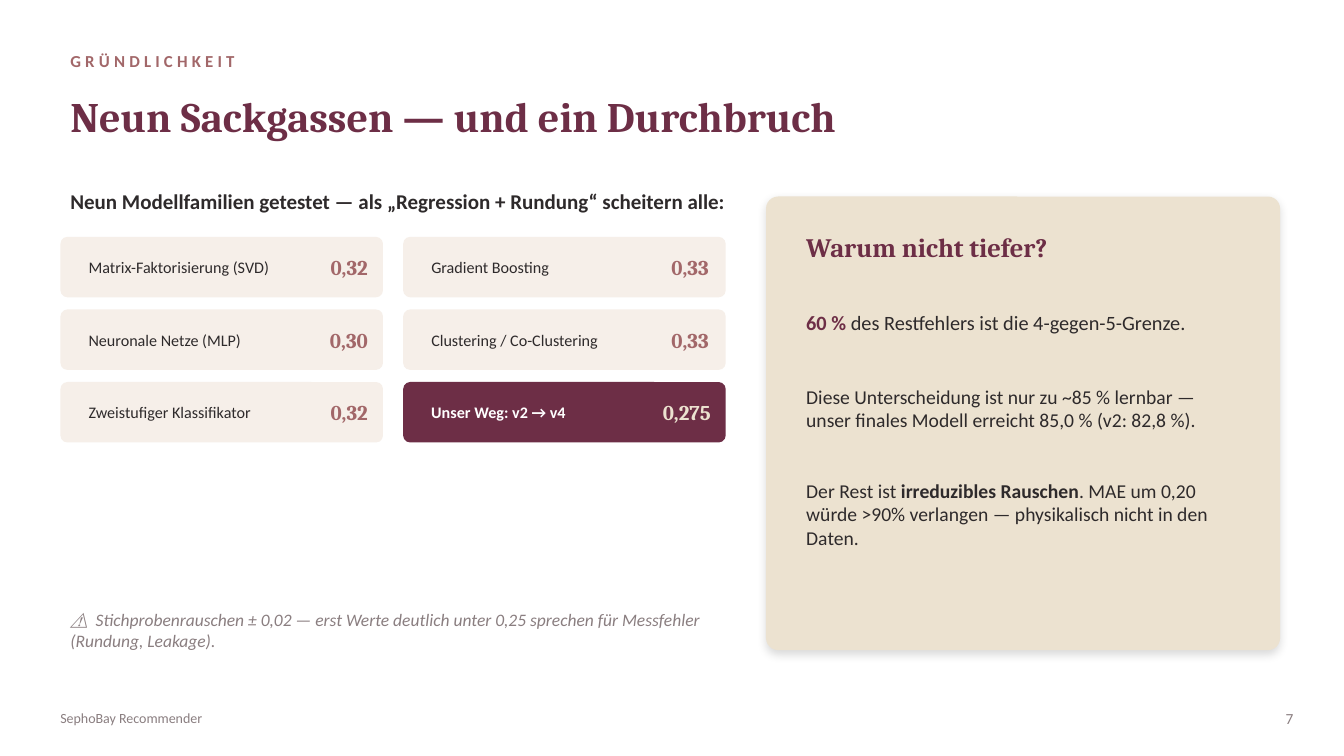
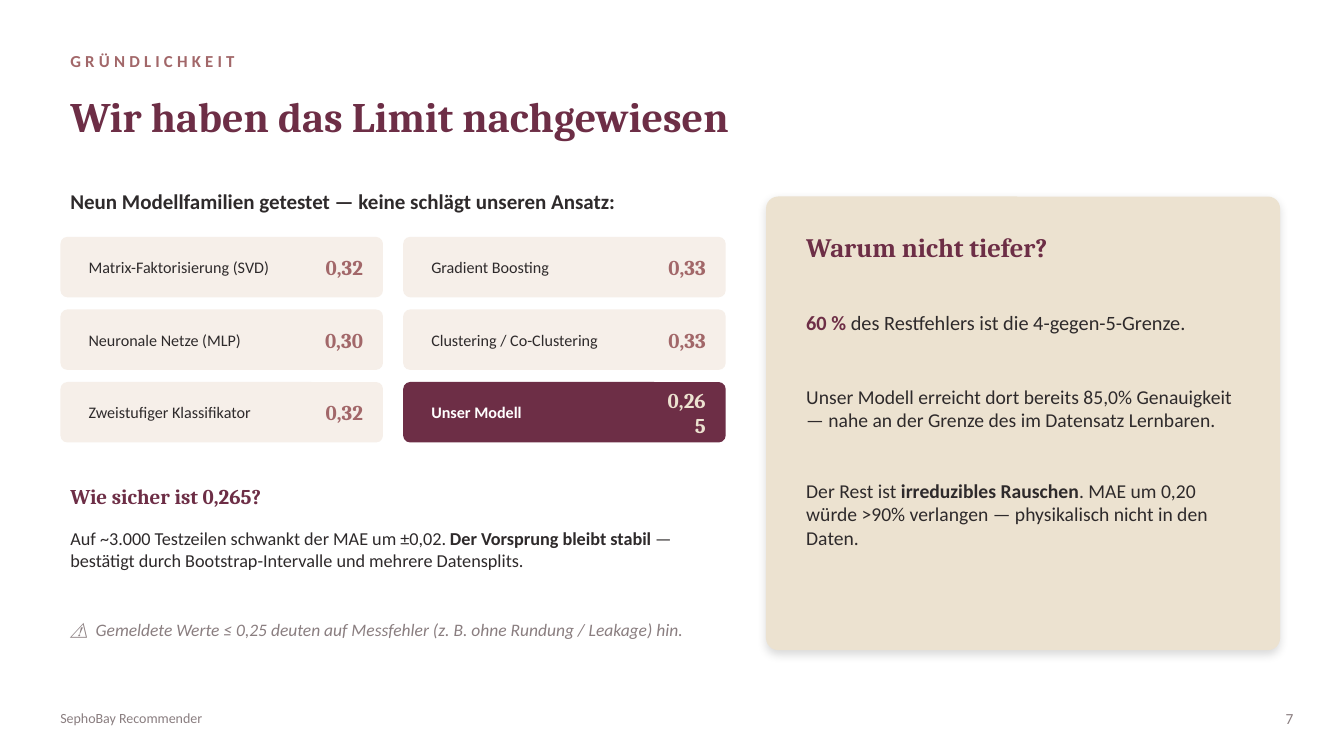
Before and after one commit to KaaraDev/sephobay, a slide deck: slide 7 of SephoBay_Praesentation.pptx. Drawn at 1344x756 pixels with LibreOffice and Linux fonts; fonts in the diff are those of the drawing. Boxes give left, top, right and bottom in pixels: in the first picture for what was removed or moved away, otherwise in the second. Text is boxed around its words. In the diff, an @@ line names an element or a change of style, - is before the commit and + after.

```diff
--- a/SephoBay_Praesentation.pptx
+++ b/SephoBay_Praesentation.pptx
@@ text at bbox=[70, 102, 728, 141]: text changed @@
-Neun Sackgassen — und ein Durchbruch
+Wir haben das Limit nachgewiesen
@@ text at bbox=[70, 194, 615, 213]: text changed @@
-Neun Modellfamilien getestet — als „Regression + Rundung“ scheitern alle:
+Neun Modellfamilien getestet — keine schlägt unseren Ansatz:
@@ text "0,32": place and size @@
-text "0,32" at bbox=[331, 261, 368, 278]
+text "0,32" at bbox=[326, 261, 363, 278]
@@ text "0,30": place and size @@
-text "0,30" at bbox=[330, 334, 368, 351]
+text "0,30" at bbox=[325, 334, 363, 351]
@@ text "0,32": place and size @@
-text "0,32" at bbox=[331, 406, 368, 423]
+text "0,32" at bbox=[326, 406, 363, 423]
@@ text at bbox=[431, 406, 521, 418]: text changed @@
-Unser Weg: v2 → v4
+Unser Modell
@@ text at bbox=[668, 394, 706, 411]: text changed @@
-0,275
+0,265
@@ text at bbox=[806, 390, 1232, 427]: text changed @@
-Diese Unterscheidung ist nur zu ~85 % lernbar — unser finales Modell erreicht 85,0 % (v2: 82,8 %).
+Unser Modell erreicht dort bereits 85,0% Genauigkeit — nahe an der Grenze des im Datensatz Lernbaren.
@@ text added at bbox=[70, 489, 261, 507], 15 pt, text #6D2E46, bold @@
+Wie sicher ist 0,265?
@@ text added at bbox=[70, 532, 651, 570], 13 pt, text #2E2A2B @@
+Auf ~3.000 Testzeilen schwankt der MAE um ±0,02. Der Vorsprung bleibt stabil — bestätigt durch Bootstrap-Intervalle und mehrere Datensplits.
@@ text at bbox=[96, 623, 682, 639]: text changed @@
-⚠ Stichprobenrauschen ± 0,02 — erst Werte deutlich unter 0,25 sprechen für Messfehler (Rundung, Leakage).
+⚠ Gemeldete Werte ≤ 0,25 deuten auf Messfehler (z. B. ohne Rundung / Leakage) hin.
```
Also in this commit, not shown: 6 other slides changed, 7 other files.
